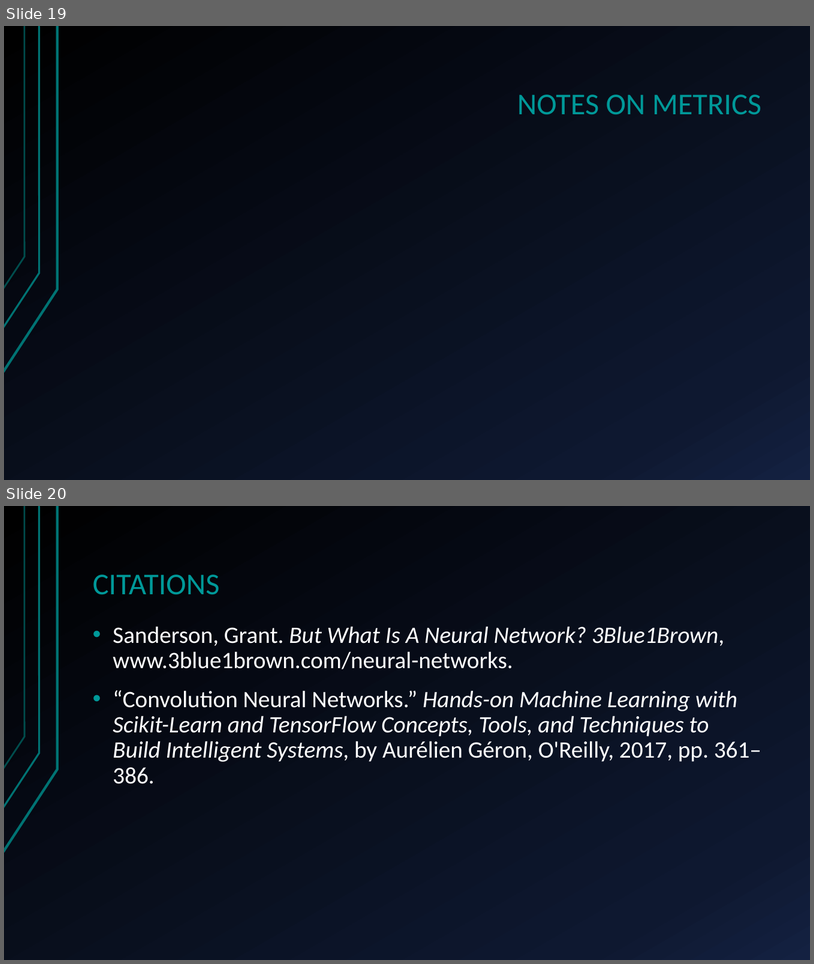
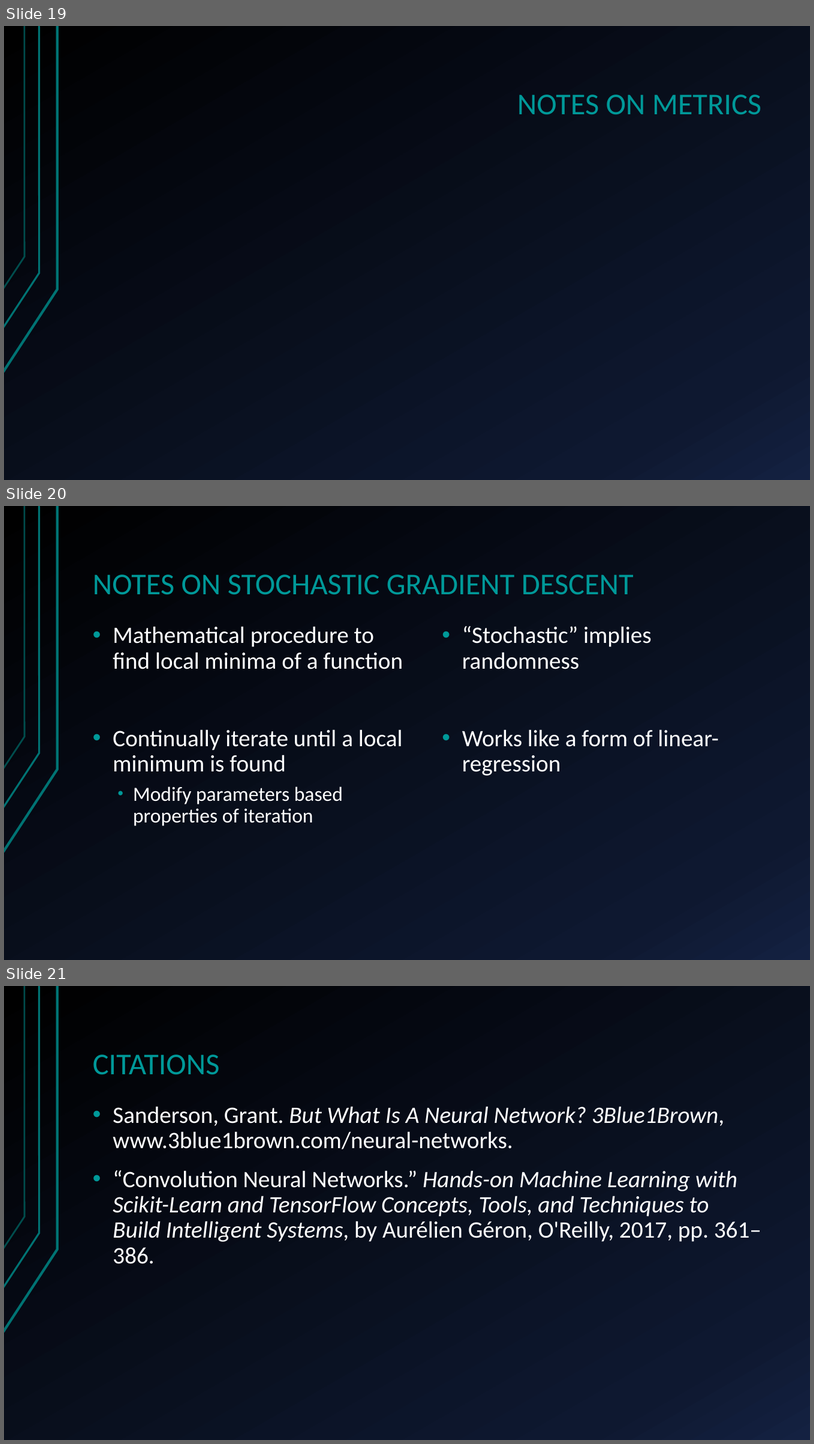
Before and after one commit to landonbuell/Convolutional-Neural-Networks, a slide deck: presentation_20191206/Convolutional Neural Networks.pptx. Shown one above the other, each under a label of ours: slides 19 and 20 before the commit, slides 19, 20 and 21 after it. The pictures are 814x964 and 814x1444 pixels, drawn with LibreOffice and Linux fonts; fonts in the diff are those of the drawing; grey boxes stand for pictures. Boxes give left, top, right and bottom in pixels: in the first picture for what was removed or moved away, otherwise in the second. Text is boxed around its words. In the diff, an @@ line names an element or a change of style, - is before the commit and + after.

```diff
--- a/presentation_20191206/Convolutional Neural Networks.pptx
+++ b/presentation_20191206/Convolutional Neural Networks.pptx
@@ slide 20 added at (4, 506, 810, 960), background gradient #000000 to #0F1931 to #142242; not listed: 3 template elements that a slide beside it also shows @@
@@ title added at (93, 574, 634, 595), 36 pt, text #009999 @@
+NOTES ON STOCHASTIC GRADIENT DESCENT
@@ text added at (113, 626, 403, 826), 28 pt, text #FFFFFF @@
+• Mathematical procedure to find local minima of a function
+• Continually iterate until a local minimum is found
+  • Modify parameters based properties of iteration
@@ text added at (462, 626, 719, 775), 28 pt, text #FFFFFF @@
+• “Stochastic” implies randomness
+• Works like a form of linear- regression
@@ what was slide 20 is now slide 21 @@
```
Also in this commit, not shown: 4 slides changed.
